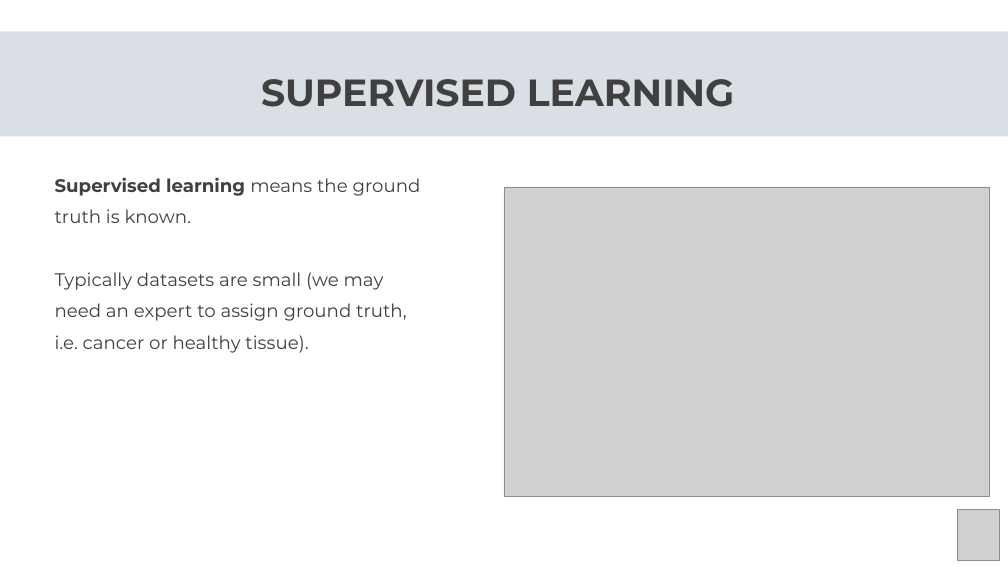
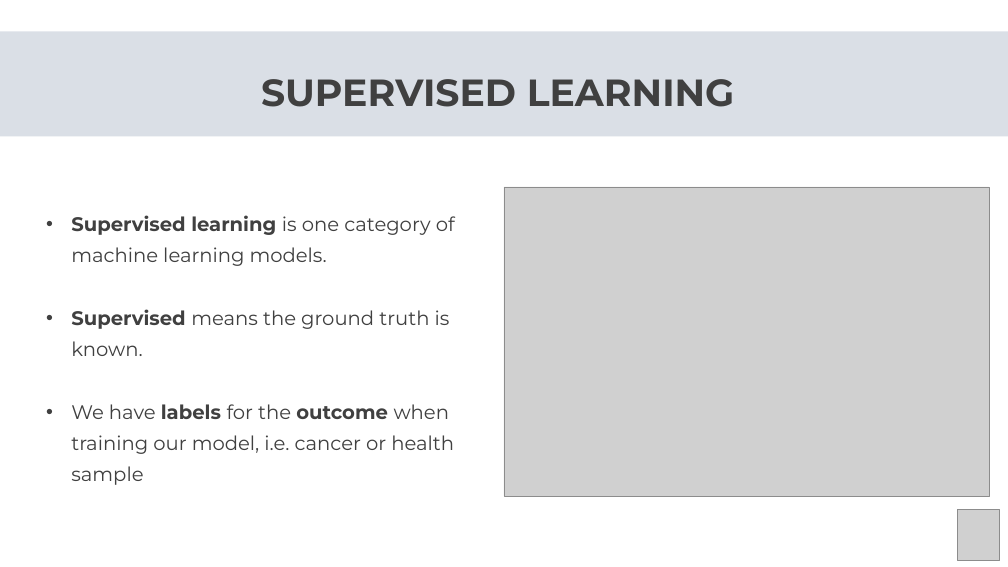
Before and after one commit to Center-for-Health-Data-Science/Foundations-of-Health-Data-Science, a slide deck: slide 8 of Slides/FHDS_Data_Analysis_Part3.pptx (slide 11 before the commit). Drawn at 1008x567 pixels with LibreOffice and Linux fonts; fonts in the diff are those of the drawing; grey boxes stand for pictures. Boxes give left, top, right and bottom in pixels: in the first picture for what was removed or moved away, otherwise in the second. Text is boxed around its words. In the diff, an @@ line names an element or a change of style, - is before the commit and + after.

```diff
--- a/Slides/FHDS_Data_Analysis_Part3.pptx
+++ b/Slides/FHDS_Data_Analysis_Part3.pptx
@@ text at (x1=71, y1=215, x2=455, y2=485): text changed; size 26 to 28 pt @@
-Supervised learning means the ground truth is known.
-Typically datasets are small (we may need an expert to assign ground truth, i.e. cancer or healthy tissue).
+• Supervised learning is one category of machine learning models.
+• Supervised means the ground truth is known.
+• We have labels for the outcome when training our model, i.e. cancer or health sample
```
Also in this commit, not shown: 10 other slides changed, 1 slide removed, 7 other files.
